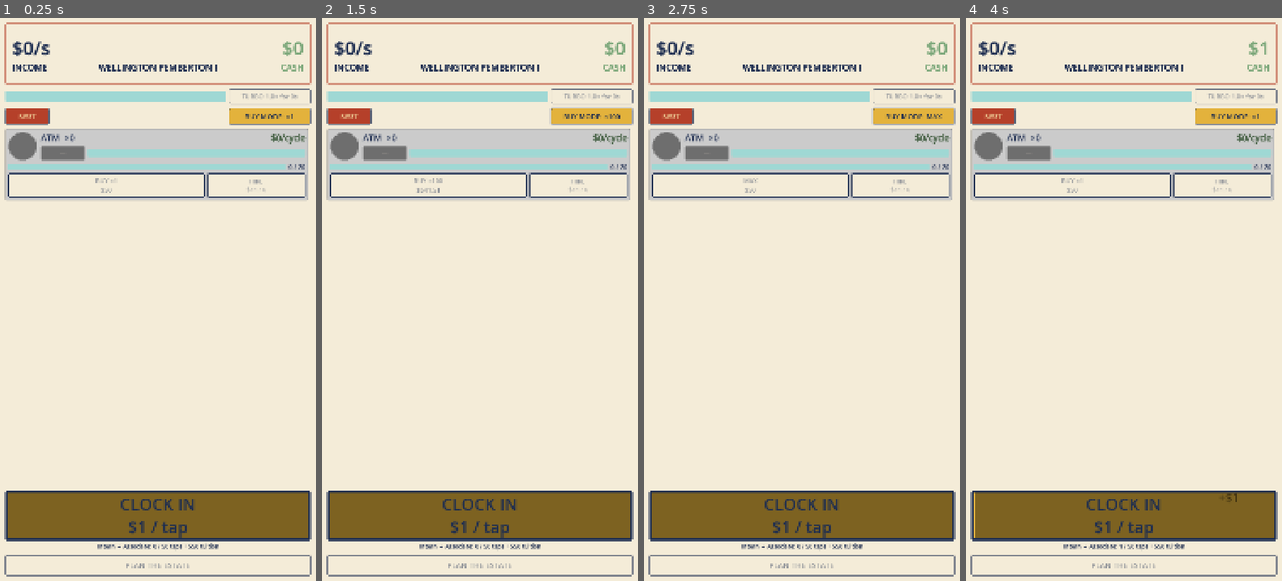
Above: before the commit, frames 1-4 (left to right).
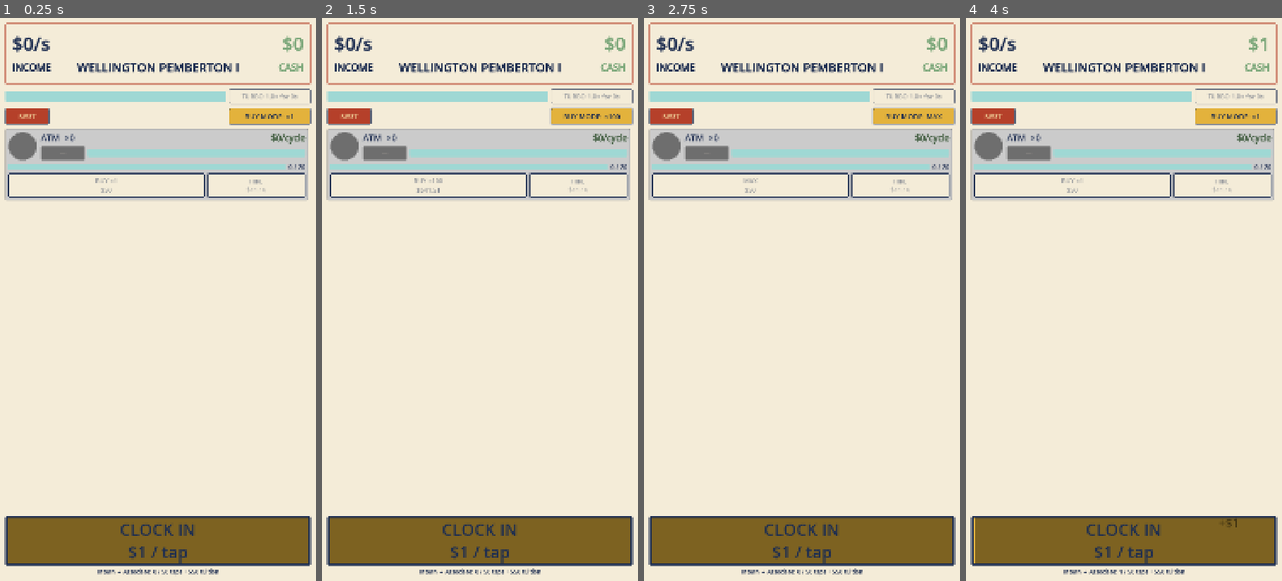
Above: after the commit, the same moments.

Repository: TimGoergen/american-tycoon
Game: Godot game, scene res://Main.tscn
Same seed, same stepped clock (60 frames per second), same inputs: the game is played once before the commit and once after it.
Inputs:
- Up to frame 1 (0.25 s): no input
- Up to frame 2 (1.5 s): click "BUY MODE: ×1" at 0.5 s; click "BUY MODE: ×10" at 1.25 s
- Up to frame 3 (2.75 s): click "BUY MODE: ×100" at 2 s
- Up to frame 4 (4 s): click "BUY MODE: MAX" at 2.75 s; click "CLOCK IN $1 / tap" at 3.5 s

The runs differ from the first frame. In frame 1, 12% of the frame differs, in the area x 1-99%, y 3-100%; in frame 2, 12%; in frame 3, 12%; in frame 4, 12%.

Commit message:
Hero stat layout/sizes; hide Plan the Estate for new players
- Move the income and cash amounts twice as close to the top of the panel
  (half the old centered offset), while the INCOME/CASH captions stay where
  they were. Caption text +10% (30 -> 33); heir name +35% (30 -> 41).
- Hide the Plan the Estate button for a player who has never earned Legacy and
  cannot yet perform a succession. It appears once a first succession would
  yield Legacy (so first prestige stays reachable) and remains for good after
  any Legacy is earned, disabling when an heir is not ready.

Co-Authored-By: Claude Opus 4.8 <noreply@anthropic.com>

Diff:
--- a/game/scripts/Main.gd
+++ b/game/scripts/Main.gd
@@ -367,8 +367,15 @@
 
 ## Refresh the Plan-the-Estate button: enabled only when dying would convert to
 ## at least 1 Legacy, and labeled with the Legacy it would yield right now.
+##
+## Hidden entirely for a brand-new player who has never earned Legacy AND cannot yet
+## perform a succession — prestige is not a concept worth showing them yet (Tim's
+## call). It appears the moment a first succession would actually yield Legacy (so the
+## first prestige is reachable), and once any Legacy has ever been earned it stays put
+## for good, merely disabling when an heir is not yet ready to pass on.
 func _update_plan_button() -> void:
 	var can_succeed := dynasty.can_perform_succession()
+	_plan_button.visible = dynasty.upgrades.earned_lifetime > 0 or can_succeed
 	_plan_button.disabled = not can_succeed
 	if can_succeed:
 		_plan_button.text = "PLAN THE ESTATE  (+%d Legacy)" % dynasty.projected_legacy_gain()
--- a/game/scripts/ui/HeroStat.gd
+++ b/game/scripts/ui/HeroStat.gd
@@ -23,12 +23,13 @@
 # Cash on hand reads at the same size as income/sec (Tim's call) — kept tied to
 # INCOME_FONT_SIZE so the two stay matched if that value is ever retuned.
 const CASH_FONT_SIZE := INCOME_FONT_SIZE
-const CAPTION_FONT_SIZE := 30
+# Caption text bumped 10% (30 -> 33) at Tim's request.
+const CAPTION_FONT_SIZE := 33
 # The dynasty/heir name now lives in this panel (it used to be its own header
 # strip). It sits centered between the two edge values, on the same line as their
-# captions, so it reads as one band: "INCOME … NAME … CASH". Matched to the caption
-# size so it belongs to that row rather than competing with the big numbers.
-const NAME_FONT_SIZE := CAPTION_FONT_SIZE
+# captions, so it reads as one band: "INCOME … NAME … CASH". Sized up 35% from the
+# old 30 (Tim's call) so the heir name carries more weight than the captions.
+const NAME_FONT_SIZE := 41
 const INCOME_BOLD := 3
 const CASH_BOLD := 2
 const CAPTION_BOLD := 2
@@ -157,23 +158,27 @@
 	var area := _content.size
 	var caption_gap := 2.0  # space between a value and its caption beneath it
 
-	# Income (left edge): the number with the "INCOME" caption beneath it, the pair
-	# centered vertically as one block and flush to the left.
+	# Captions stay put where the old centered value+caption block placed them; only the
+	# big amounts move up. So we still compute the centered-block top (where the pair used
+	# to sit) to anchor each caption, then nudge the amount to half that distance from the
+	# top of the panel — i.e. twice as close to the top (Tim's call).
+
+	# Income (left edge): caption stays at the centered-block position; amount moves up.
 	_income_label.size = _income_label.get_minimum_size()
 	_income_caption.size = _income_caption.get_minimum_size()
 	var income_block_h := _income_label.size.y + caption_gap + _income_caption.size.y
-	var income_top := (area.y - income_block_h) / 2.0
-	_income_label.position = Vector2(EDGE_MARGIN, income_top)
-	_income_caption.position = Vector2(EDGE_MARGIN, income_top + _income_label.size.y + caption_gap)
-
-	# Cash (right edge): the number with the "CASH" caption beneath it, the pair
-	# centered vertically and flush to the right.
+	var income_centered_top := (area.y - income_block_h) / 2.0
+	var income_caption_top := income_centered_top + _income_label.size.y + caption_gap
+	_income_label.position = Vector2(EDGE_MARGIN, income_centered_top / 2.0)
+	_income_caption.position = Vector2(EDGE_MARGIN, income_caption_top)
+
+	# Cash (right edge): same treatment.
 	_cash_label.size = _cash_label.get_minimum_size()
 	_cash_caption.size = _cash_caption.get_minimum_size()
 	var cash_block_h := _cash_label.size.y + caption_gap + _cash_caption.size.y
-	var cash_top := (area.y - cash_block_h) / 2.0
-	_cash_label.position = Vector2(area.x - _cash_label.size.x - EDGE_MARGIN, cash_top)
-	var cash_caption_top := cash_top + _cash_label.size.y + caption_gap
+	var cash_centered_top := (area.y - cash_block_h) / 2.0
+	var cash_caption_top := cash_centered_top + _cash_label.size.y + caption_gap
+	_cash_label.position = Vector2(area.x - _cash_label.size.x - EDGE_MARGIN, cash_centered_top / 2.0)
 	_cash_caption.position = Vector2(area.x - _cash_caption.size.x - EDGE_MARGIN, cash_caption_top)
 
 	# Heir name: horizontally centered across the whole plate, and vertically centered
